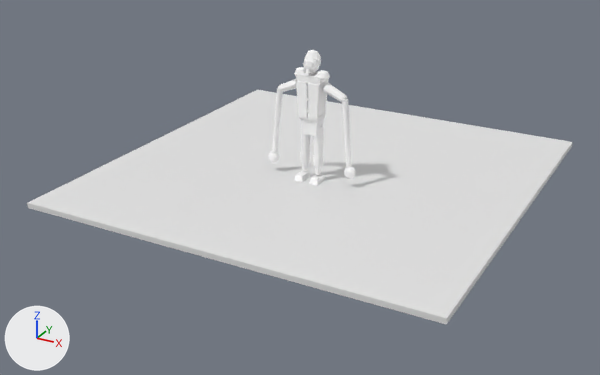
The Blender file ArtSource/Pedestrians/Blender/LongArmPedestrian3D.blend, before and after one commit.
Rendered twice from a 50 mm camera at (4.8, -9.05, 4.36) aimed at (-0.09, -0.16, -0.09). Lighting does not change. The marker at lower left points along +X, +Y and +Z. The picture after the commit comes second.

The scene before the commit, as lines of its bpy script (objects in view):
```python
me_previewground_mesh = bpy.data.meshes.new('PreviewGround_Mesh')
me_previewground_mesh.from_pydata(...)  # a box spanning x -2.75..2.75, y -2.4..3.1, z -0.07..0.0
me_previewground_mesh.materials.append(mat_mat_previewground)  # white #e7e7e7
ob_previewground = bpy.data.objects.new('PreviewGround', me_previewground_mesh)
ob_previewground.location = (0.0, 0.0, 0.0)
```
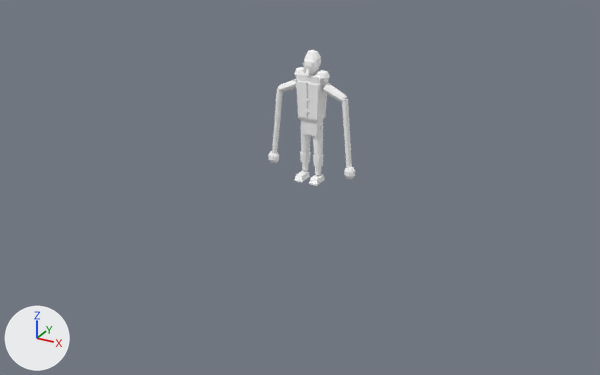
The change in detail:
Object 'PreviewGround' (ob_previewground) is deleted.

Where the change shows, as pixel boxes [x1, y1, x2, y2] in the pictures (600 x 375 px):
'PreviewGround', deleted
    before: [27, 90, 573, 324]
